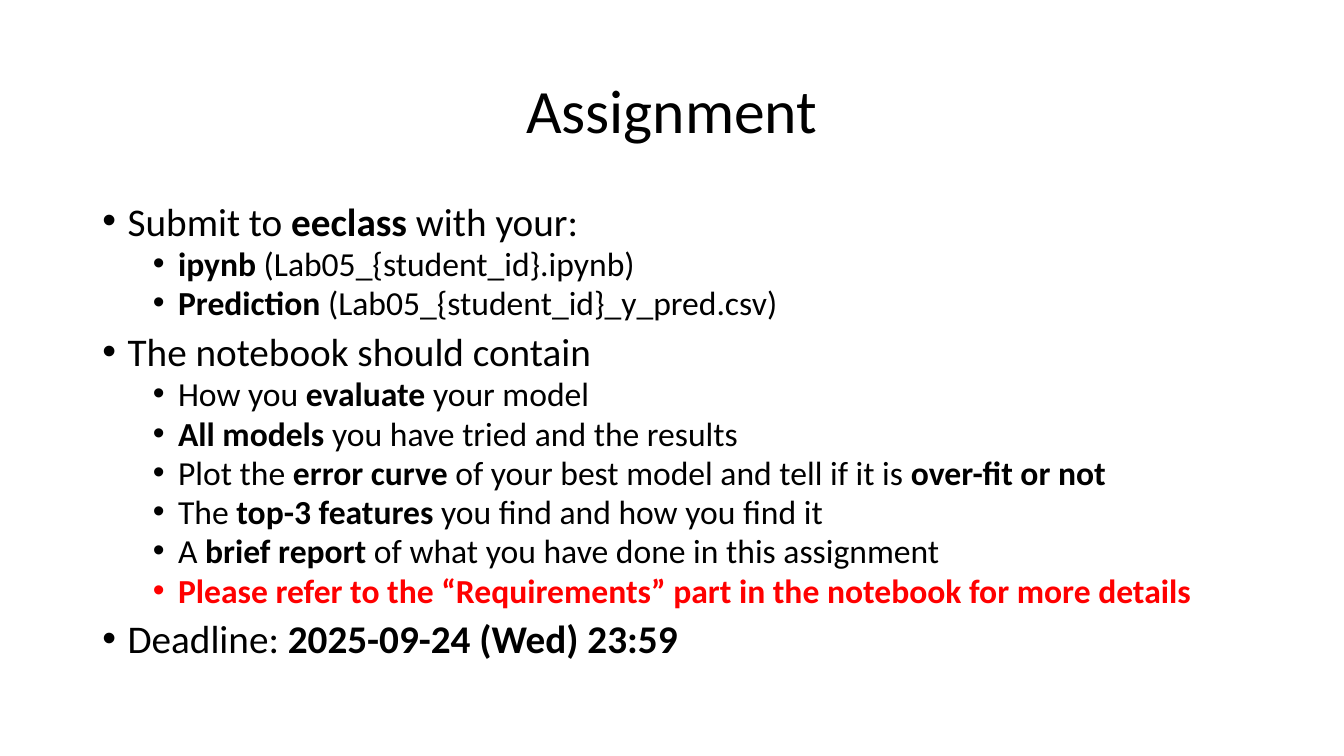
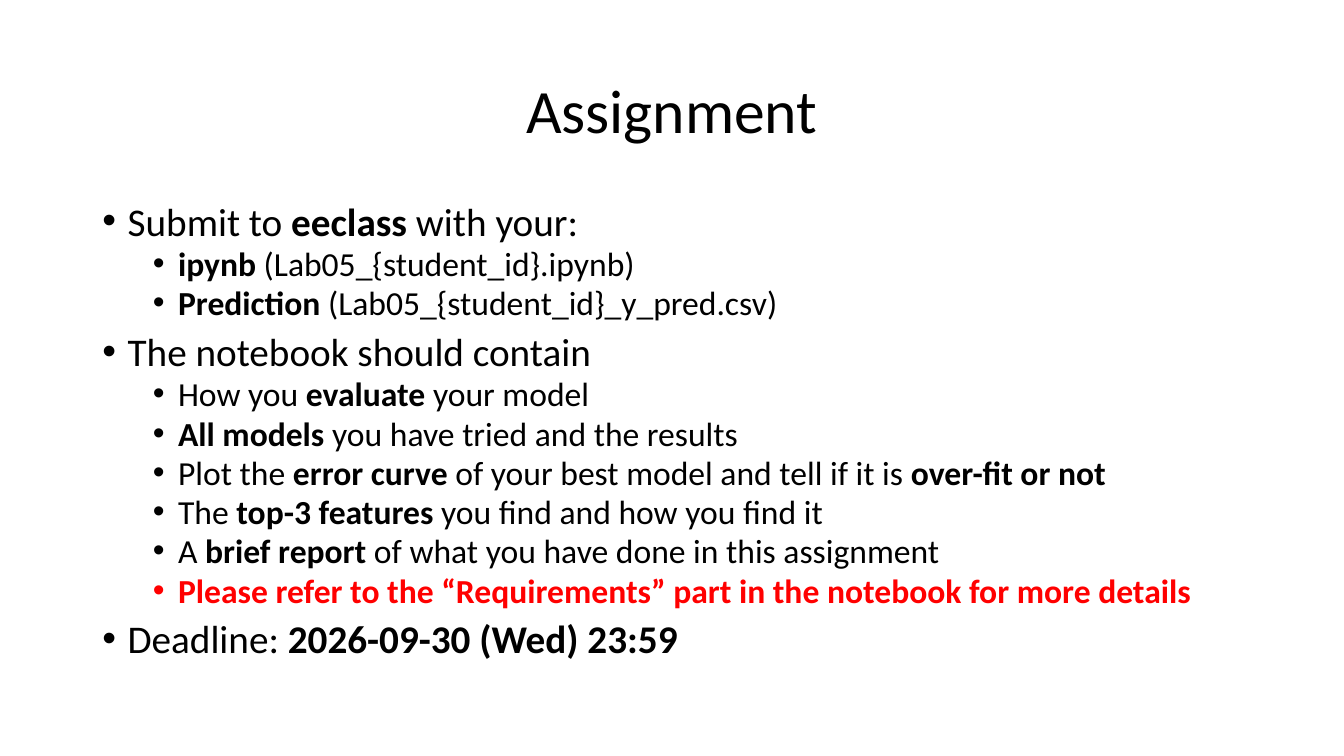
Before and after one commit to nthu-datalab/ml, a slide deck: slide 25 of labs/05_Regularization/05_Regularization_slide.pptx. Drawn at 1344x756 pixels with LibreOffice and Linux fonts; fonts in the diff are those of the drawing. Boxes give left, top, right and bottom in pixels: in the first picture for what was removed or moved away, otherwise in the second. Text is boxed around its words. In the diff, an @@ line names an element or a change of style, - is before the commit and + after.

```diff
--- a/labs/05_Regularization/05_Regularization_slide.pptx
+++ b/labs/05_Regularization/05_Regularization_slide.pptx
@@ text at [128,624,677,659]: text changed @@
-• Deadline: 2025-09-24 (Wed) 23:59
+• Deadline: 2026-09-30 (Wed) 23:59
```
Also in this commit, not shown: 3 other slides changed, 1 other file.
